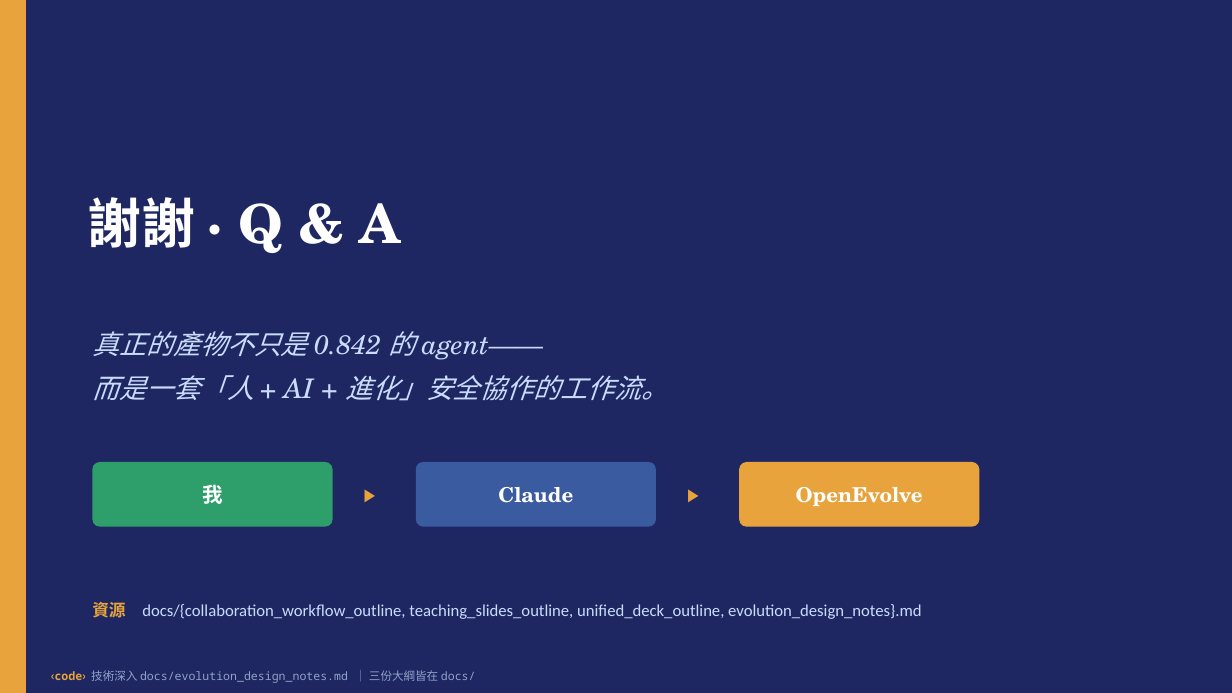
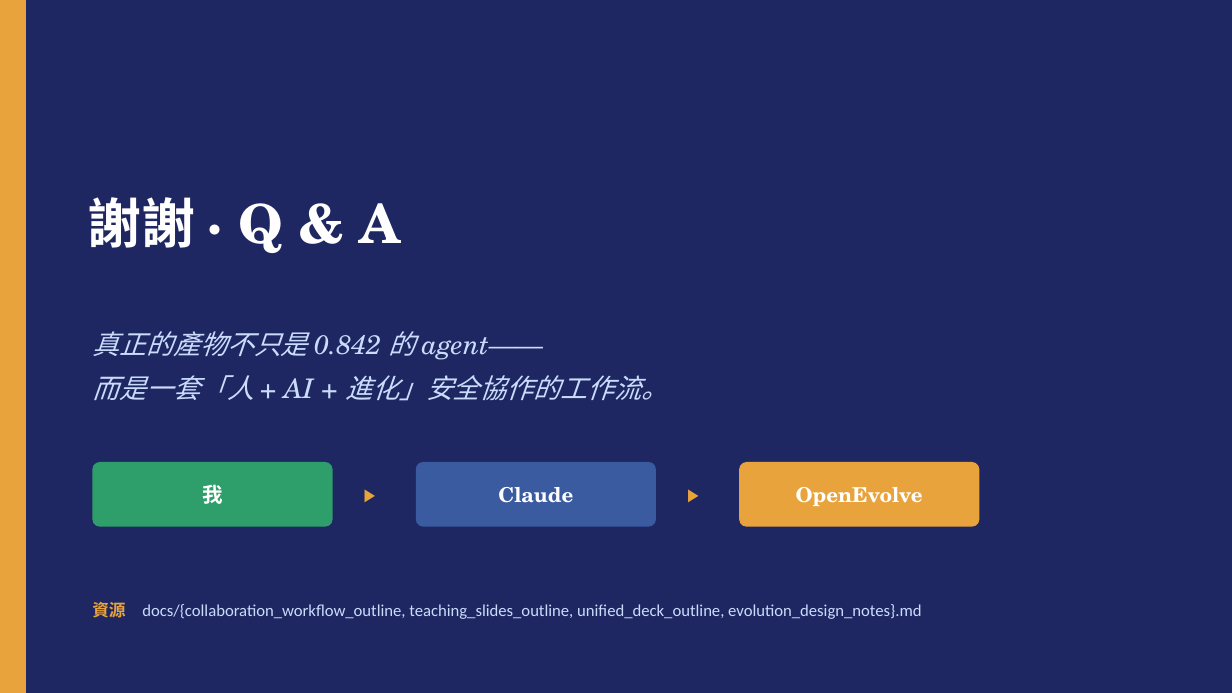
Before and after one commit to yuchieh/AgentSocietyChallenge_OpenEvolve, a slide deck: slide 27 of docs/slides/人AI進化_整合教學投影片.pptx. Drawn at 1232x693 pixels with LibreOffice and Linux fonts; fonts in the diff are those of the drawing. Boxes give left, top, right and bottom in pixels: in the first picture for what was removed or moved away, otherwise in the second. Text is boxed around its words. In the diff, an @@ line names an element or a change of style, - is before the commit and + after.

```diff
--- a/docs/slides/人AI進化_整合教學投影片.pptx
+++ b/docs/slides/人AI進化_整合教學投影片.pptx
@@ text removed at [51, 670, 476, 683] @@
-‹code› 技術深入 docs/evolution_design_notes.md ｜ 三份大綱皆在 docs/
```
Also in this commit, not shown: 10 other slides changed, 1 other file.
